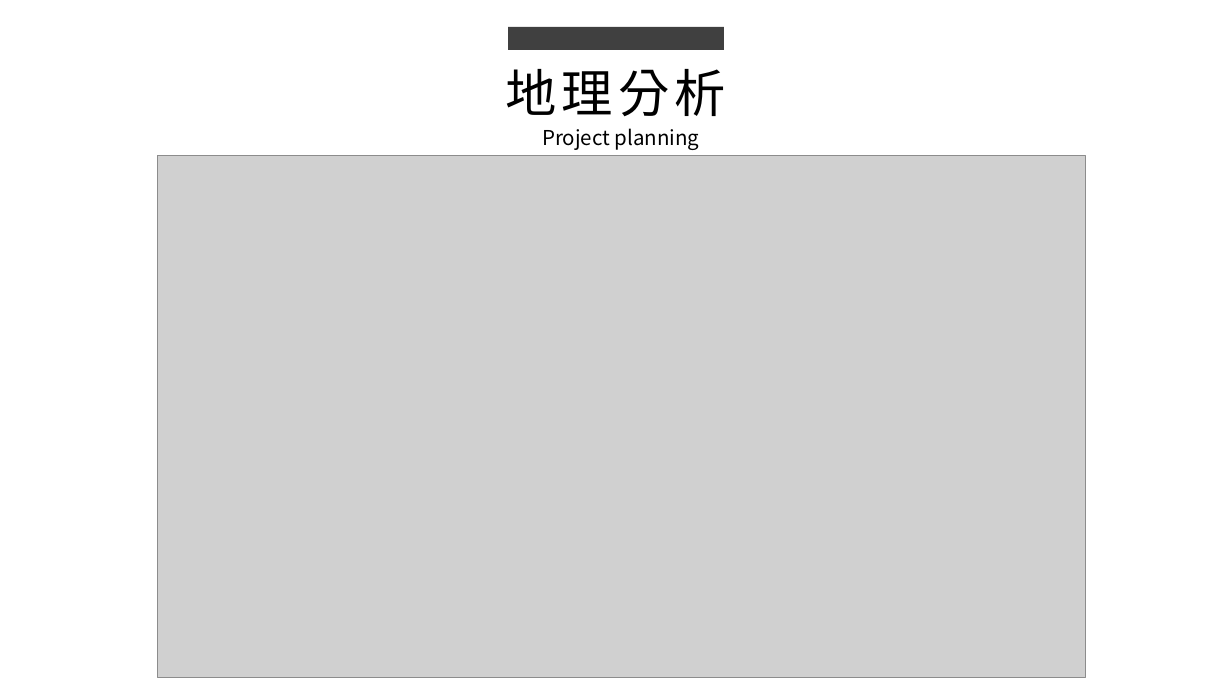
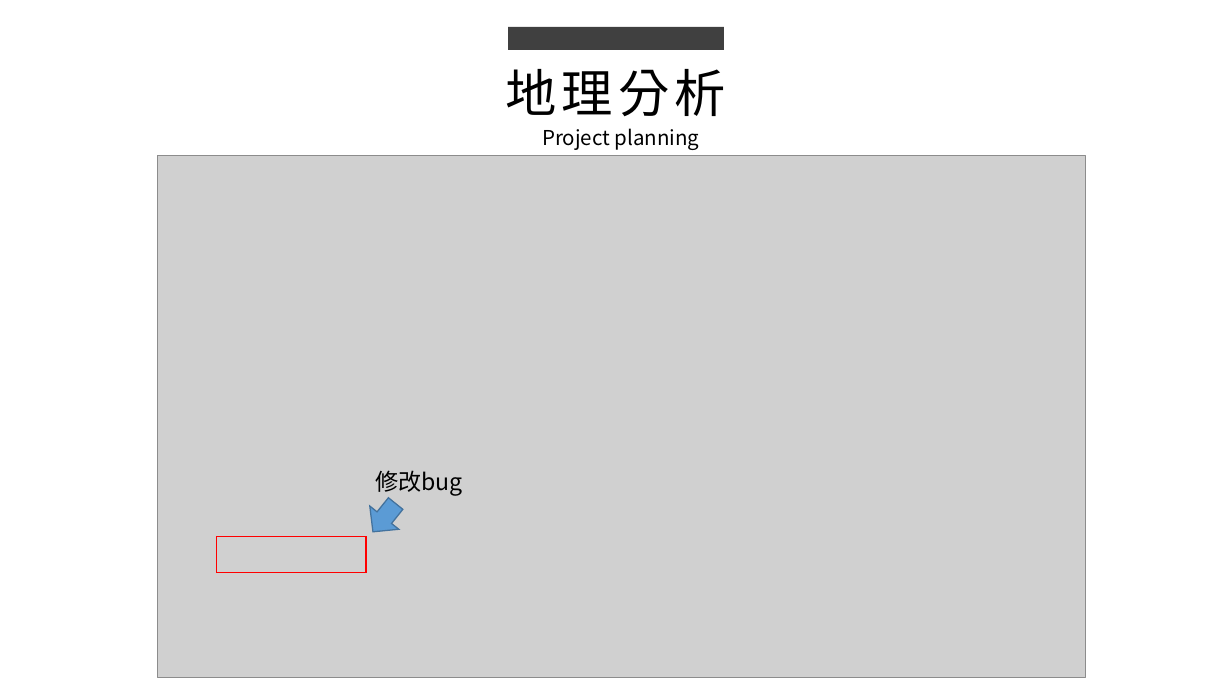
Before and after one commit to king637324/KnowledgeGreenhouseSystem, a slide deck: slide 4 of 工作日報_葉柏漢/2021.07.20(晚上加班)&2021.07.21工作日報_葉柏漢.pptx. Drawn at 1232x693 pixels with LibreOffice and Linux fonts; fonts in the diff are those of the drawing; grey boxes stand for pictures. Boxes give left, top, right and bottom in pixels: in the first picture for what was removed or moved away, otherwise in the second. Text is boxed around its words. In the diff, an @@ line names an element or a change of style, - is before the commit and + after.

```diff
--- a/工作日報_葉柏漢/2021.07.20(晚上加班)&2021.07.21工作日報_葉柏漢.pptx
+++ b/工作日報_葉柏漢/2021.07.20(晚上加班)&2021.07.21工作日報_葉柏漢.pptx
@@ text added at (x1=375, y1=470, x2=462, y2=496), 18 pt, text #000000 @@
+修改bug
@@ right arrow added at (x1=358, y1=492, x2=410, y2=543), fill #5B9BD5, outline #43739E 1 pt @@
@@ rectangle added at (x1=217, y1=536, x2=367, y2=572), outline #FF0000 1 pt @@
```
Also in this commit, not shown: 3 other slides changed, 1 slide added, 2 other files.
